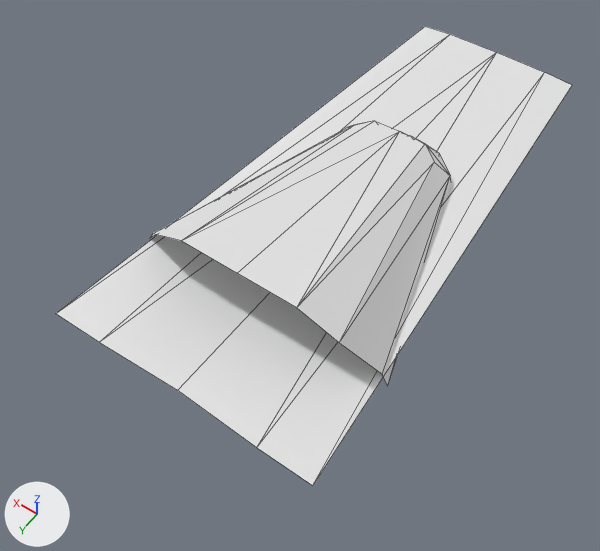
Before and after pictures for a commit that changed the FBX model Assets/_Project/Art/Models/Ships/LowPoly/Ship_Mule_LP_Canopy.fbx.
Before and after are seen from a 50 mm camera at (-2.79, 5.36, 7.08) aimed at (-0.1, 1.6, 1.18). The axes (+X, +Y, +Z) are drawn at lower left. The lights are the same throughout. The first picture is the older version. Mesh edges are drawn as thin lines. Where no turn or scale is listed for an object, it has been applied to the vertices. Vertices at exactly the same position are counted once.

Script lines for the objects in view, before the commit:
```python
me_cube_001 = bpy.data.meshes.new('Cube.001')
me_cube_001.from_pydata(...)  # 34 vertices, 40 faces; spans x -1.35..1.35, y -2.46..3.19, z 1.03..1.87
ob_ship_mule_lp_canopy = bpy.data.objects.new('Ship_Mule_LP_Canopy', me_cube_001)
ob_ship_mule_lp_canopy.location = (0.0, 0.0, 0.0)
```
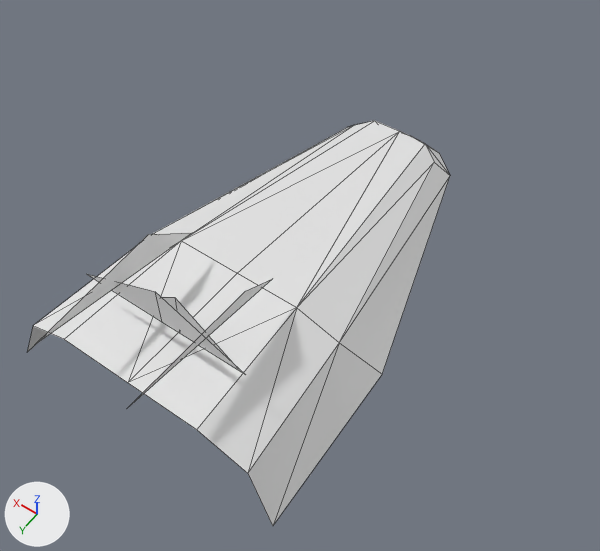
Where the change shows, as pixel boxes [x1, y1, x2, y2] in the pictures (600 x 551 px; the box of a moved part takes in the faces that stretch with it):
'Ship_Mule_LP_Canopy', reshaped (18% narrower, 12% shorter)
    before: [56, 26, 572, 485]
    after: [27, 120, 450, 526]
part 1 of me_cube_001, deleted
    before: [56, 26, 572, 485]
part 2 of me_cube_001, moved or reshaped
    before: [150, 178, 451, 386]
    after: [27, 233, 382, 526]

Patch to the scene script:
```diff
--- a/Assets/_Project/Art/Models/Ships/LowPoly/Ship_Mule_LP_Canopy.fbx.py
+++ b/Assets/_Project/Art/Models/Ships/LowPoly/Ship_Mule_LP_Canopy.fbx.py
@@ me_cube_001 @@
 # used by ob_ship_mule_lp_canopy; location = (0.0, 0.0, 0.0)
-me_cube_001.from_pydata(...)  # 34 vertices, 40 faces; spans x -1.35..1.35, y -2.46..3.19, z 1.03..1.87
+me_cube_001.from_pydata(...)  # 38 vertices, 38 faces; spans x -1.29..1.29, y -0.47..3.91, z 1.18..2.54
+# me_cube_001 part 1: the loose piece of 10 vertices spanning x -1.35..1.35, y -2.46..3.19, z 1.05..1.23 is deleted
+# me_cube_001 part 2
+# 7 vertices are removed from x -1.31..1.31, y -0.51..2.04, z 1.03
+# 12 faces are deleted
+# 21 vertices are added at x -1.29..1.29, y 2.36..3.91, z 1.18..2.54
+# 18 new faces join them
```
